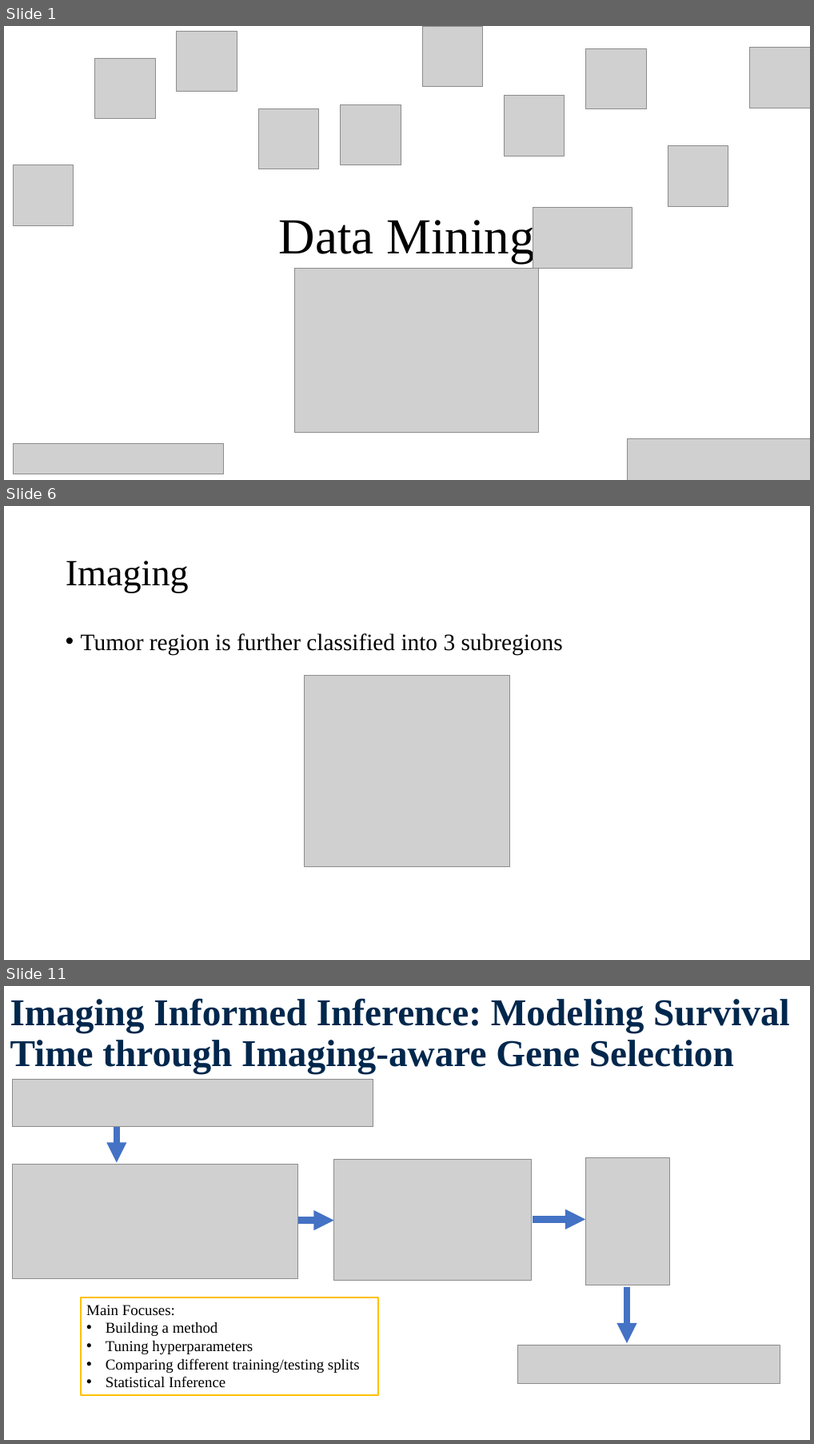
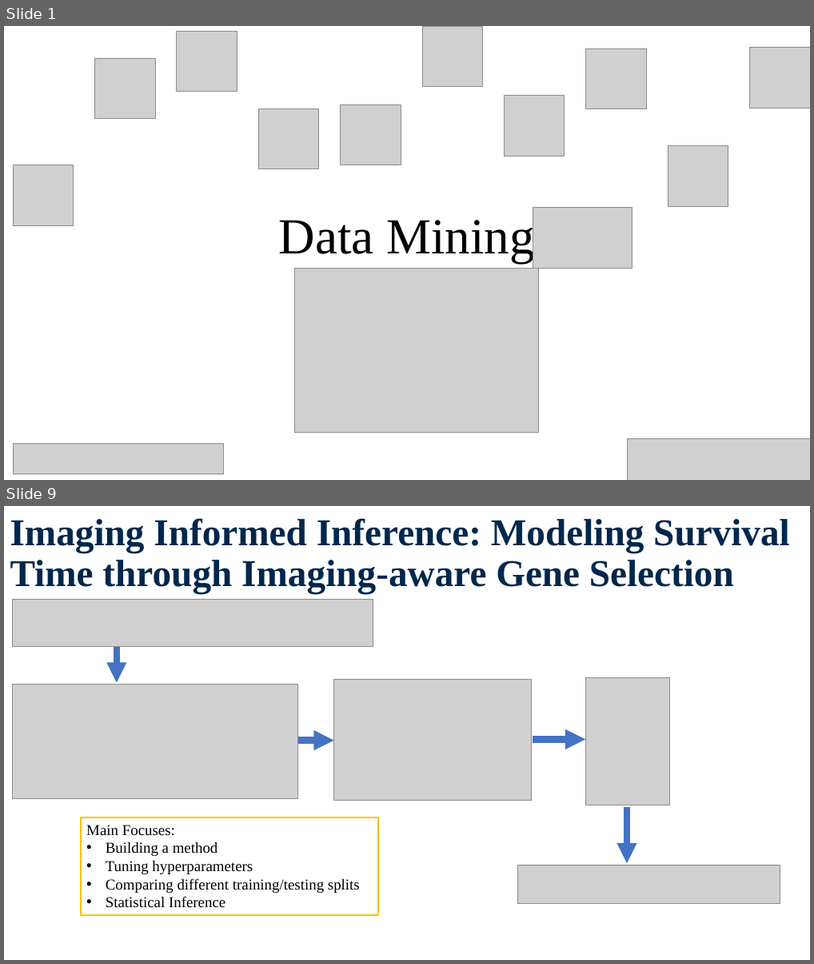
Before and after one commit to Sanchayan-Bhowal/BDSI-Data-mining, a slide deck: ResearchPreviewSlide.pptx. Shown one above the other, each under a label of ours: slides 1, 6 and 11 before the commit, slides 1 and 9 after it; the slides between them are not shown. The pictures are 814x1444 and 814x964 pixels, drawn with LibreOffice and Linux fonts; fonts in the diff are those of the drawing; grey boxes stand for pictures; background and template pictures are left out. Boxes give left, top, right and bottom in pixels: in the first picture for what was removed or moved away, otherwise in the second. Text is boxed around its words. In the diff, an @@ line names an element or a change of style, - is before the commit and + after.

```diff
--- a/ResearchPreviewSlide.pptx
+++ b/ResearchPreviewSlide.pptx
@@ slide 6 removed at (x1=4, y1=506, x2=810, y2=960), background #FFFFFF @@
@@ title removed at (x1=66, y1=560, x2=189, y2=593) @@
-Imaging
@@ text removed at (x1=81, y1=633, x2=563, y2=655) @@
-• Tumor region is further classified into 3 subregions
@@ picture removed at (x1=304, y1=676, x2=510, y2=867) @@
@@ what was slide 11 is now slide 9 @@
```
Also in this commit, not shown: 6 slides changed, 1 slide added, 2 other slides removed, 1 other file.
